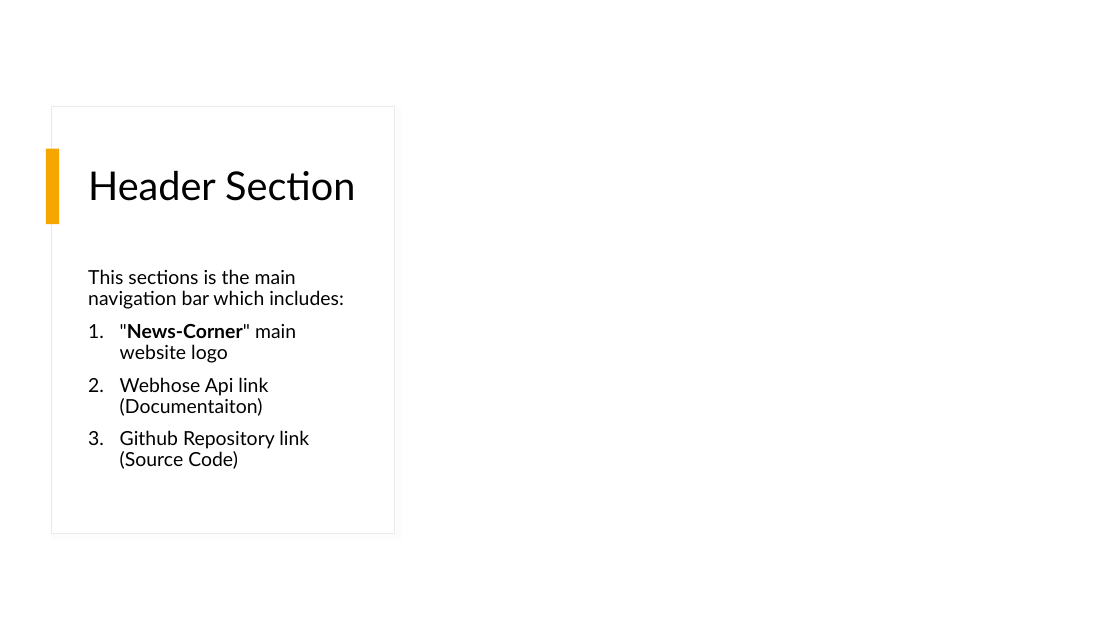
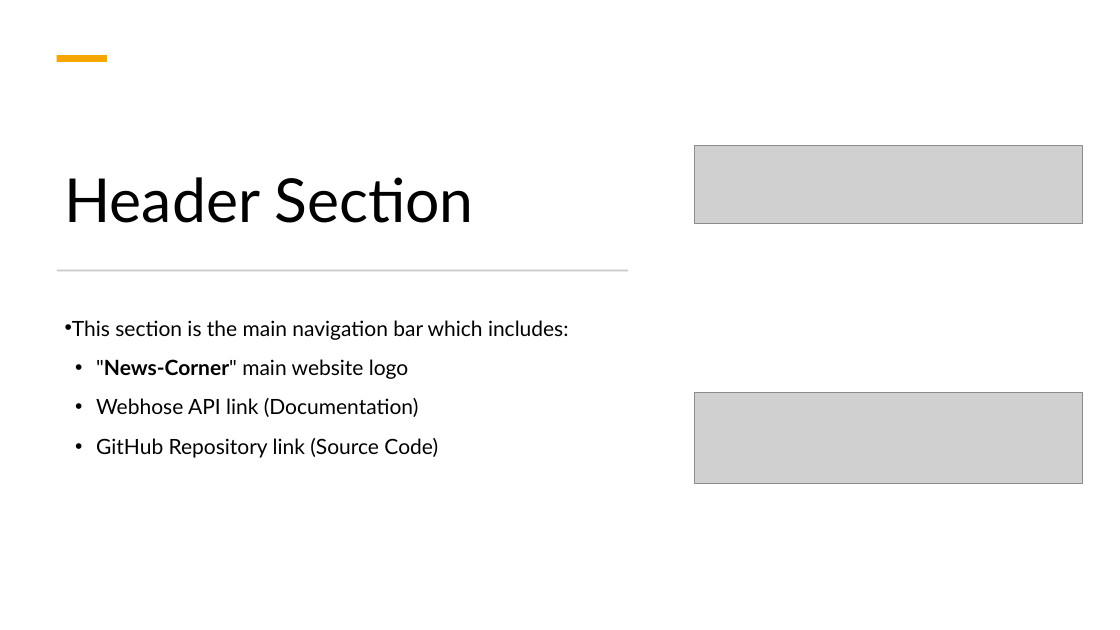
Before and after one commit to KomeOn/news-corner, a slide deck: slide 4 of src/News-corner.pptx. Drawn at 1120x630 pixels with LibreOffice and Linux fonts; fonts in the diff are those of the drawing; grey boxes stand for pictures. Boxes give left, top, right and bottom in pixels: in the first picture for what was removed or moved away, otherwise in the second. Text is boxed around its words. In the diff, an @@ line names an element or a change of style, - is before the commit and + after.

```diff
--- a/src/News-corner.pptx
+++ b/src/News-corner.pptx
@@ rectangle added at (0,0,1120,630), fill #FFFFFF @@
@@ rectangle added at (51,0,1077,186), fill #FFFFFF, outline #E9E9E9 0.75 pt @@
@@ rectangle added at (52,0,1077,185), fill #FFFFFF @@
@@ rectangle added at (56,55,107,62), fill #F5A700 @@
@@ title "Header Section": place and size @@
-title "Header Section" at (88,170,355,201)
+title "Header Section" at (65,177,473,223)
@@ title "Header Section" at (65,177,473,223): size 34 to 52 pt; line spacing 1 to 0.9; vertical alignment top to bottom @@
@@ rectangle removed at (46,149,60,224) @@
@@ picture added at (694,146,1083,224) @@
@@ rectangle added at (57,270,628,271), fill #C9C9C9 @@
@@ text "This section is the main ...": place and size @@
-text "This section is the main ..." at (88,269,344,469)
+text "This section is the main ..." at (72,320,569,458)
@@ text at (72,320,569,340): text changed; size 16.6 to 18 pt @@
-This sections is the main navigation bar which includes:
+• This section is the main navigation bar which includes:
@@ text at (96,359,408,379): size 16.6 to 18 pt in ""News-Corner" main website logo"; bullet 1. to •; line spacing 0.9 to 1.1 @@
@@ text at (96,398,438,458): text changed; size 16.6 to 18 pt @@
-2. Webhose Api link (Documentaiton)
-3. Github Repository link (Source Code)
+• Webhose API link (Documentation)
+• GitHub Repository link (Source Code)
@@ picture added at (694,393,1083,484) @@
```
Also in this commit, not shown: 10 other slides changed, 8 slides added, 1 slide removed, 1 other file.
